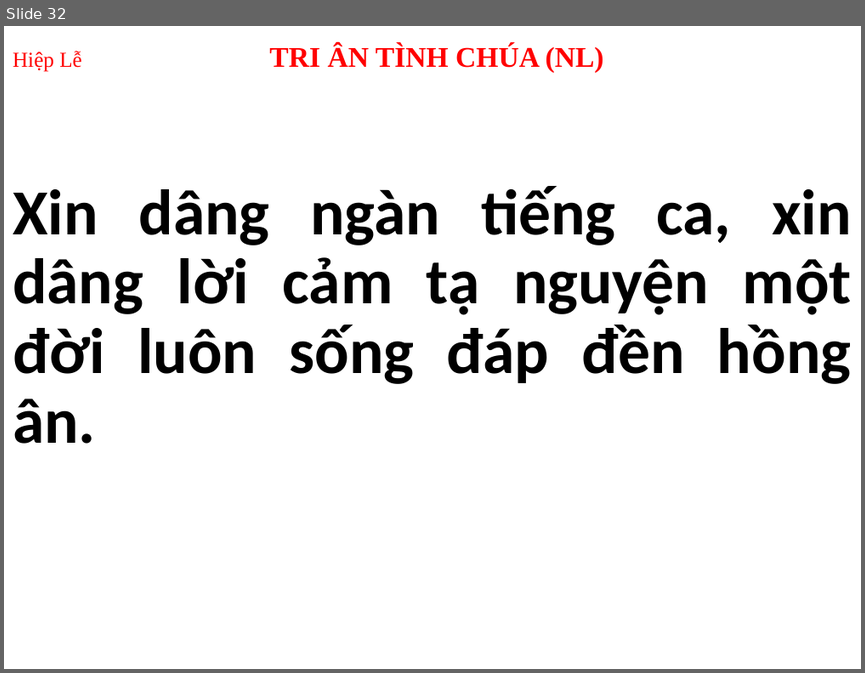
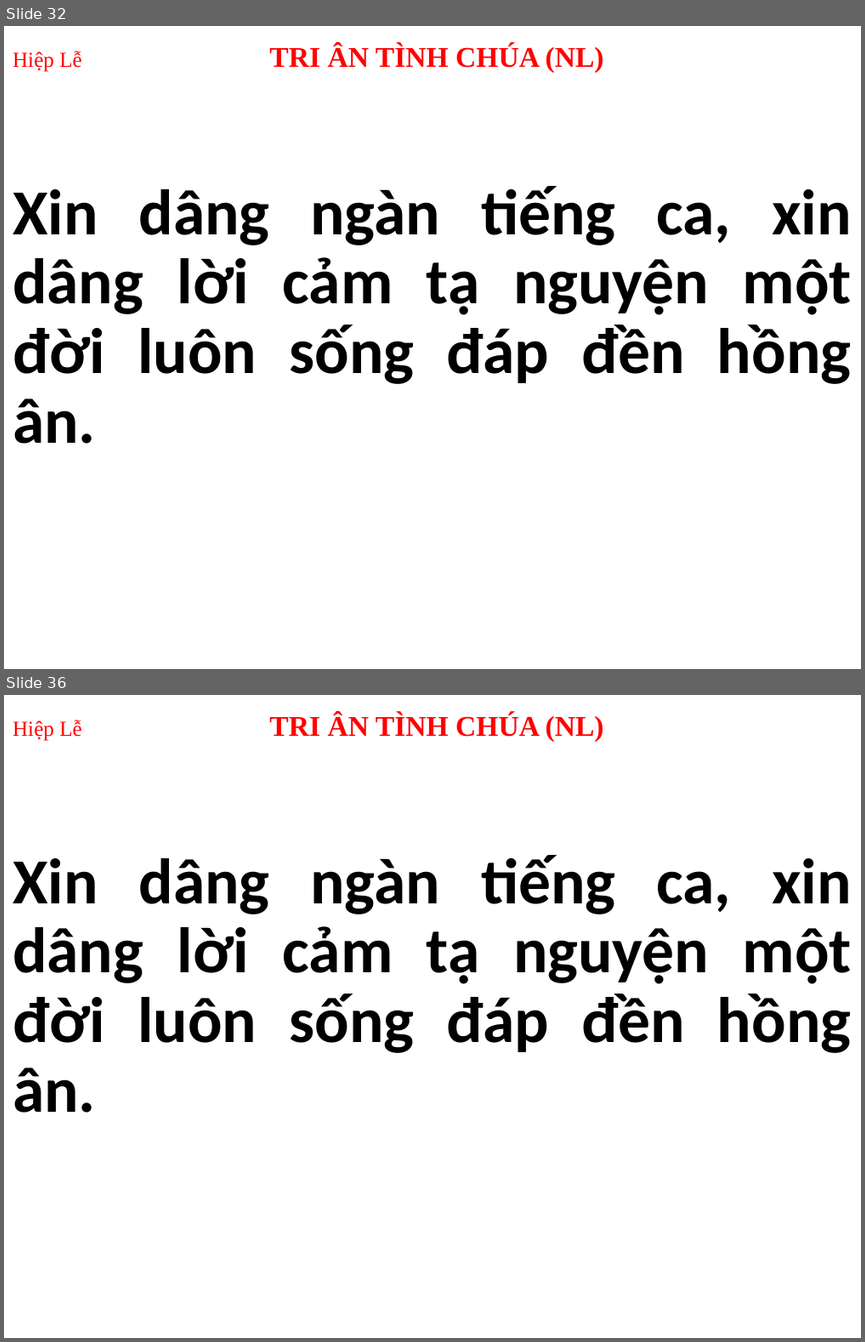
Before and after one commit to peteranh99/usb-songs, a slide deck: Thứ 3.pptx. Shown one above the other, each under a label of ours: slide 32 before the commit, slides 32 and 36 after it; the slides between them are not shown. The pictures are 865x673 and 865x1342 pixels, drawn with LibreOffice and Linux fonts; fonts in the diff are those of the drawing. Boxes give left, top, right and bottom in pixels: in the first picture for what was removed or moved away, otherwise in the second. Text is boxed around its words. In the diff, an @@ line names an element or a change of style, - is before the commit and + after.

```diff
--- a/Thứ 3.pptx
+++ b/Thứ 3.pptx
@@ slide 36 added at <box>4,695,861,1338</box>, background #FFFFFF @@
@@ title added at <box>12,713,604,741</box>, 24 pt, text #FF0000, bold @@
+Hiệp Lễ TRI ÂN TÌNH CHÚA (NL)
@@ subtitle added at <box>12,855,851,1112</box>, 54 pt, text #1F1F1F, bold @@
+Xin dâng ngàn tiếng ca, xin dâng lời cảm tạ nguyện một đời luôn sống đáp đền hồng ân.
```
Also in this commit, not shown: 33 other slides changed, 11 other slides added, 2 other files.
